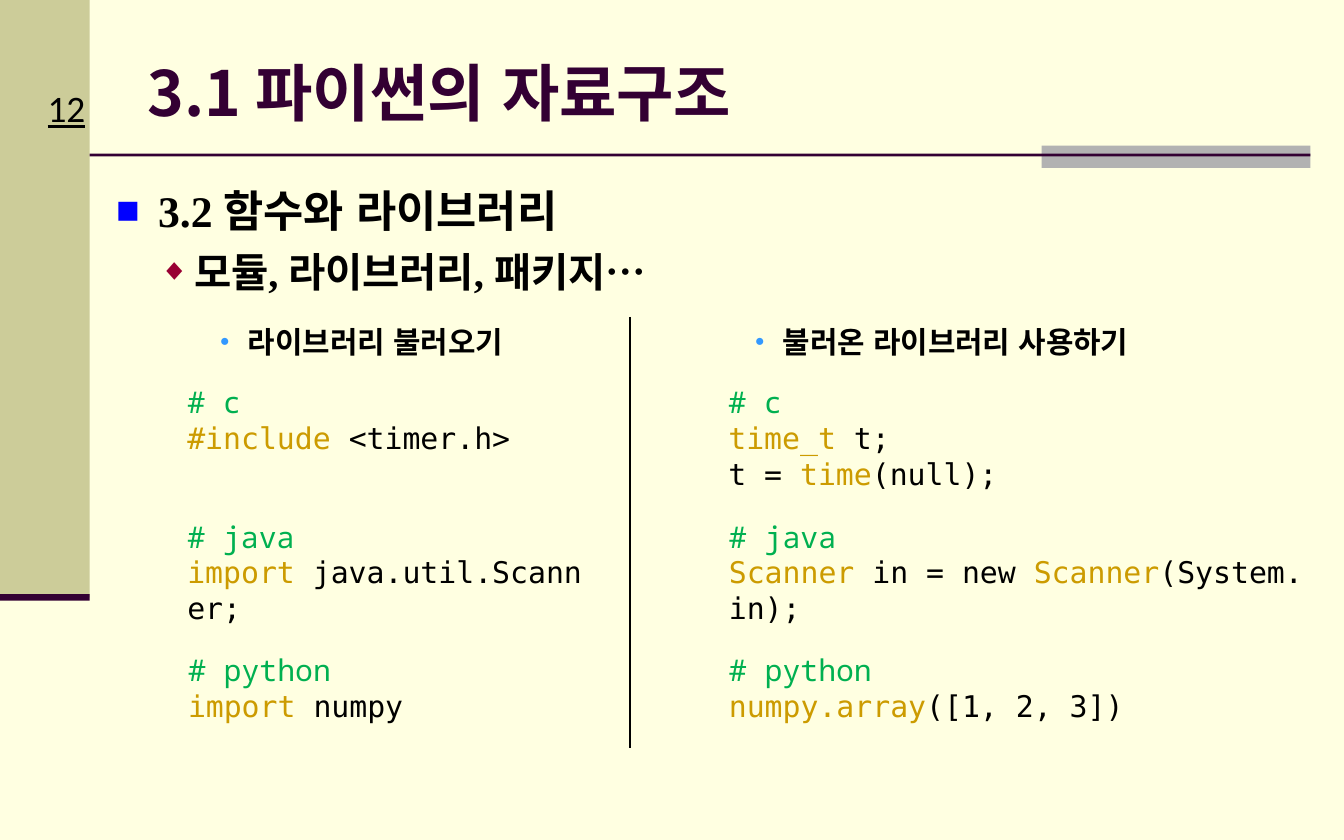
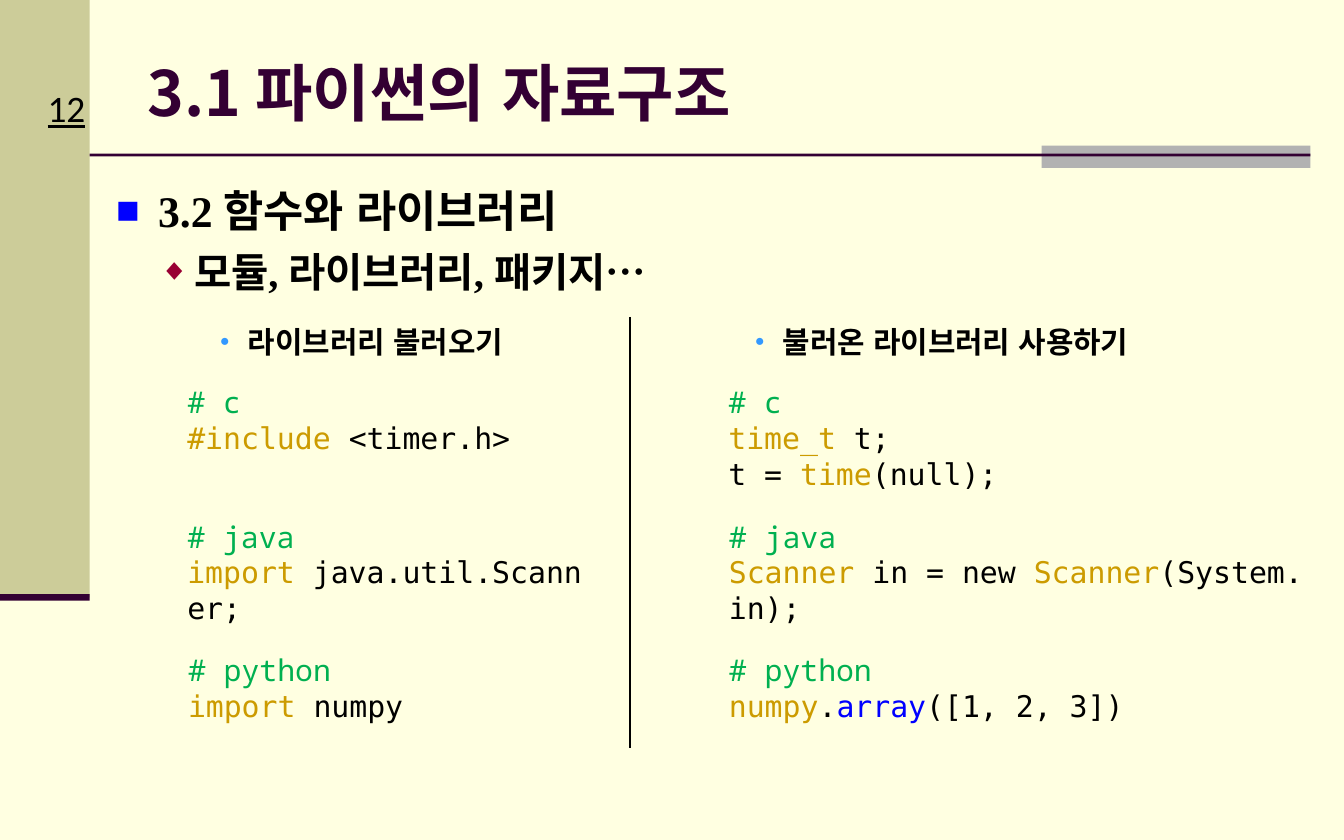
Before and after one commit to Hitbee-dev/OpenCV-Python, a slide deck: slide 12 of 2022-09-20/documents/CH_03_파이썬 기초_실습2.pptx. Drawn at 1344x840 pixels with LibreOffice and Linux fonts; fonts in the diff are those of the drawing; background and template pictures are left out. Boxes give left, top, right and bottom in pixels: in the first picture for what was removed or moved away, otherwise in the second. Text is boxed around its words. In the diff, an @@ line names an element or a change of style, - is before the commit and + after.

```diff
--- a/2022-09-20/documents/CH_03_파이썬 기초_실습2.pptx
+++ b/2022-09-20/documents/CH_03_파이썬 기초_실습2.pptx
@@ text at (x1=729, y1=694, x2=1124, y2=724): text colour #CC9B00 to #000000, text colour #CC9B00 to #0000FF in "numpy.array([1," @@
```
Also in this commit, not shown: 1 other slide changed, 1 slide added, 1 slide removed, 1 other file.
